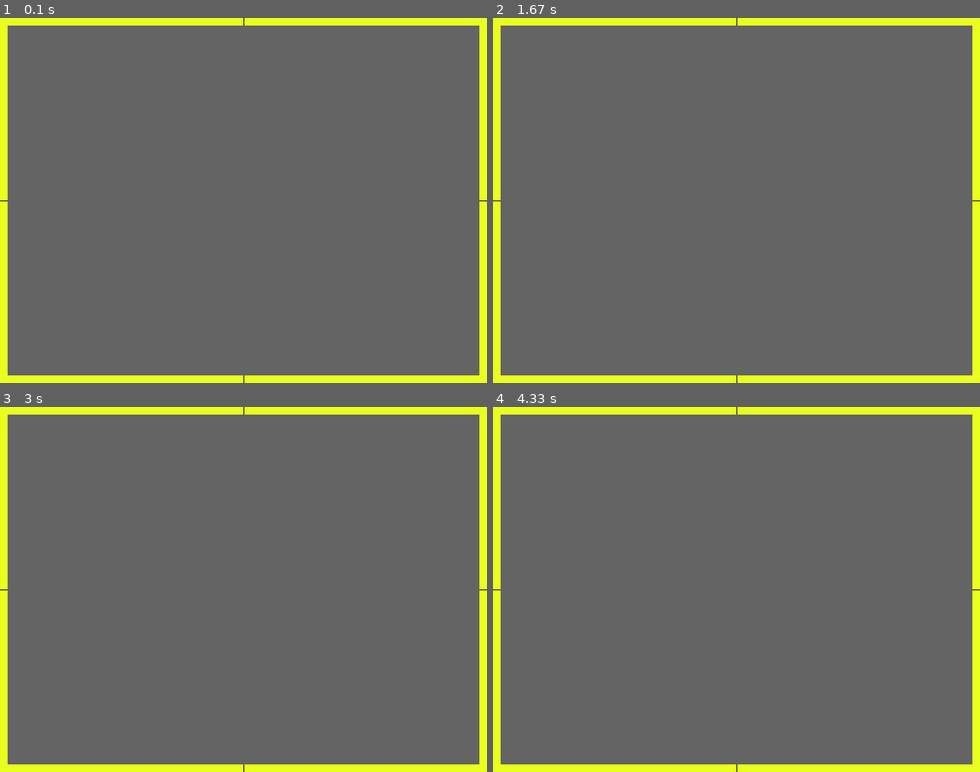
Above: before the commit, frames 1-4 (two rows, left to right).
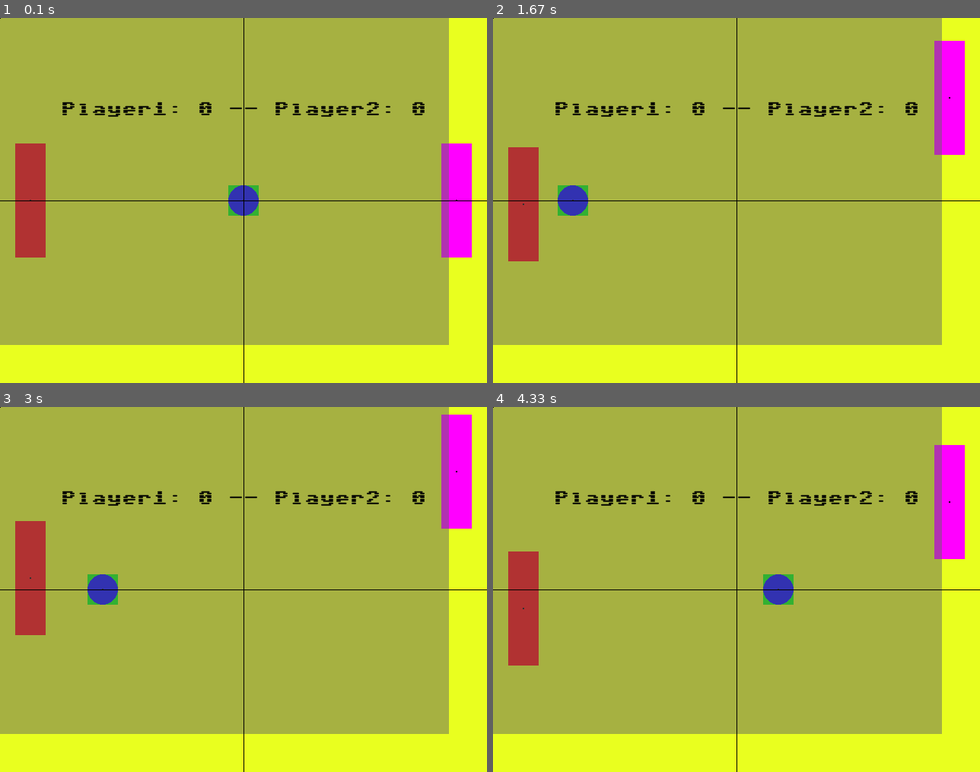
Above: after the commit, the same moments.

Repository: RohanWasala0/pygame_projects
Game: pygame game, started from Pro1/game.py
Same seed, same stepped clock (60 frames per second), same inputs: the game is played once before the commit and once after it.
Inputs:
- Up to frame 1 (0.1 s): no input
- Up to frame 2 (1.67 s): hold Up 0.33-0.8 s; hold Down 0.83-1.13 s; hold S 0.83-1.13 s; tap Space at 0.9, 1.23, 1.63 s; hold Up 1.17-1.53 s; hold W 1.17-1.53 s; hold Down from 1.57 s (still down); hold S from 1.57 s (still down)
- Up to frame 3 (3 s): release Down at 1.93 s; release S at 1.93 s; hold Up 1.97-2.27 s; hold W 1.97-2.27 s; tap Space at 2.03, 2.37, 2.7 s; hold Down 2.3-2.6 s; hold S 2.3-2.6 s; hold Up from 2.63 s (still down); hold W from 2.63 s (still down)
- Up to frame 4 (4.33 s): release Up at 3 s; release W at 3 s; hold Down 3.03-3.4 s; hold S 3.03-3.4 s; tap Space at 3.1, 3.5, 3.83, 4.17 s; hold Up 3.43-3.73 s; hold W 3.43-3.73 s; hold Down 3.77-4.07 s; hold S 3.77-4.07 s; hold Up from 4.1 s (still down); hold W from 4.1 s (still down)

The runs differ from the first frame. In frame 1, 96% of the frame differs, in the area x 0-99%, y 0-98%; in frame 2, 96%; in frame 3, 96%; in frame 4, 96%.

Commit message:
removing env

Diff:
--- /dev/null
+++ b/Pro1/Script/Menu.py
@@ -0,0 +1,14 @@
+import pygame
+
+from .entities import Entity
+
+class Menu(Entity):
+    def __init__(self, tag: str, position: list, color: tuple) -> None:
+        super().__init__(tag, position, color)
+
+    def render(self, surface, menuSize: tuple) -> None:
+        menuSurface = pygame.Surface(menuSize, pygame.SRCALPHA)
+        menuSurface.fill(self.Color)
+        surface.blit(menuSurface, (self.X_coordinate , self.Y_coordinate ))
+
+        return super().render(surface)
--- a/Pro1/Script/Paddle.py
+++ b/Pro1/Script/Paddle.py
@@ -3,7 +3,7 @@
 from .entities import Entity
 
 class Paddle(Entity):
-    def __init__(self, tag: str, position: list, color: pygame.color, input_keys: list) -> None:
+    def __init__(self, tag: str, position: list, color: tuple, input_keys: list) -> None:
         super().__init__(tag, position, color)
 
         self.Y_movement_bool = (False, False)
@@ -32,7 +32,7 @@
 
         return super().update()
 
-    def render(self, surface: pygame.Surface) -> None:
+    def render(self, surface) -> None:
         self.collision_box = pygame.Rect((0,0), (40, 150))
         self.collision_box.center = (self.X_coordinate, self.Y_coordinate)
         pygame.draw.rect(surface, self.Color, self.collision_box)
--- a/Pro1/Script/ball.py
+++ b/Pro1/Script/ball.py
@@ -4,7 +4,7 @@
 from .entities import Entity
 
 class Ball(Entity):
-    def __init__(self, tag: str, position: list, color: pygame.color) -> None:
+    def __init__(self, tag: str, position: list, color: tuple) -> None:
         super().__init__(tag, position, color)
 
         self.radius = 20
@@ -33,7 +33,7 @@
 
         return super().update()
 
-    def render(self, surface: pygame.Surface) -> None:
+    def render(self, surface) -> None:
         self.collision_box = pygame.Rect((self.X_coordinate - 20, self.Y_coordinate - 20), (40, 40))
         pygame.draw.rect(surface, (0,255, 0), self.collision_box)
 
--- a/Pro1/Script/entities.py
+++ b/Pro1/Script/entities.py
@@ -1,7 +1,7 @@
 import pygame
 
 class Entity:
-    def __init__(self, tag: str, position: list, color: pygame.color) -> None:
+    def __init__(self, tag: str, position: list, color: tuple) -> None:
         self.X_coordinate = position[0]
         self.Y_coordinate = position[1]
 
@@ -9,7 +9,7 @@
 
         self.InputChart = {}
 
-    def handle(self, event: pygame.event):
+    def handle(self, event):
         if event.type in self.InputChart:
             if event.key in self.InputChart[event.type]:
                 self.InputChart[event.type][event.key]()
@@ -17,5 +17,5 @@
     def update(self, ) -> None:
         pass
 
-    def render(self, surface: pygame.Surface) -> None:
+    def render(self, surface) -> None:
         pygame.draw.circle(surface, (0,0,0), (self.X_coordinate, self.Y_coordinate), 1)
--- a/Pro1/game.py
+++ b/Pro1/game.py
@@ -1,11 +1,12 @@
 import sys
 import pygame
 
-from Script.entities import Entity
+from Script.Menu import Menu
 from Script.Paddle import Paddle
 from Script.ball import Ball
 
 BLACK = (0,0,0)
+GREY = (100, 100, 100)
 WIDTH, HEIGHT = 640, 480
 
 class Pong:
@@ -22,8 +23,9 @@
         self.player_1 = Paddle('player', (40, 240), (255, 0, 0), [pygame.K_w, pygame.K_s])
         self.player_2 = Paddle('player', (600, 240), (255, 0, 255), [pygame.K_UP, pygame.K_DOWN])
         self.ball = Ball('ball', (320, 240), (0, 0, 255))
+        self.menu = Menu('menu', (0,0), (*GREY, 128))
 
-    def textComp(self, displayText: str, textColor: pygame.color, textPosition: list = [0,0]):
+    def textComp(self, displayText: str, textColor: tuple, textPosition: list = [0,0]):
         text = self.font20.render(displayText, True, textColor)
         textrect = text.get_rect()
         textrect.center = textPosition
@@ -31,26 +33,18 @@
 
     def run(self, GAME_FPS: int):
         while True:
-            self.fps.tick(GAME_FPS)
             #Render
             self.screen.fill((233, 255, 31))
 
             self.player_1.render(self.screen)
             self.player_2.render(self.screen)
             self.ball.render(self.screen)
+            self.menu.render(self.screen, (WIDTH - 50, HEIGHT - 50))
 
             pygame.draw.line(self.screen, BLACK, (WIDTH/2, 0), (WIDTH/2, HEIGHT))
             pygame.draw.line(self.screen, BLACK, (0, HEIGHT/2), (WIDTH, HEIGHT/2))
 
-
             self.textComp(f'Player1: {self.player1_score} -- Player2: {self.player2_score}', BLACK, [320, 120])
-
-            grey = pygame.Color(100, 100, 100)
-            grey.a = 2
-
-            menu = pygame.Rect(0, 0, 620, 460 )
-            menu.center = (WIDTH/2, HEIGHT/2)
-            pygame.draw.rect(self.screen, grey, menu)
 
             #Handle Input
             for event in pygame.event.get():
@@ -87,6 +81,7 @@
             self.ball.update()
 
             pygame.display.update()
+            self.fps.tick(GAME_FPS)
 
 
 
--- a/Pro2/testing.py
+++ b/Pro2/testing.py
@@ -1,22 +1,33 @@
 import pygame
+import pygame_gui
+
 pygame.init()
-screen = pygame.display.set_mode((128, 128))
+pygame.display.set_caption('Quick Start')
+
+window_surface = pygame.display.set_mode((800, 600))
+
+background = pygame.Surface((800, 600))
+background.fill(pygame.Color('#000000'))
+
+manager = pygame_gui.UIManager((800, 600))
+
+hello_button = pygame_gui.elements.UIButton(relative_rect=pygame.Rect((350, 275), (100, 50)),
+text='Say Hello',manager=manager)
+
 clock = pygame.time.Clock()
+is_running = True
 
-counter, text = 10, '10'.rjust(3)
-pygame.time.set_timer(pygame.USEREVENT, 1000)
-font = pygame.font.SysFont('Consolas', 30)
 
-run = True
-while run:
-    for e in pygame.event.get():
-        if e.type == pygame.USEREVENT:
-            counter -= 1
-            text = str(counter).rjust(3) if counter > 0 else 'boom!'
-        if e.type == pygame.QUIT:
-            run = False
-
-    screen.fill((255, 255, 255))
-    screen.blit(font.render(text, True, (0, 0, 0)), (32, 48))
-    pygame.display.flip()
-    clock.tick(60)
+while is_running:
+    time_delta = clock.tick(60)/1000.0
+    for event in pygame.event.get():
+        if event.type == pygame.QUIT:
+            is_running = False
+        if event.type == pygame_gui.UI_BUTTON_PRESSED:
+            if event.ui_element == hello_button:
+                print('Hello World!')
+        manager.process_events(event)
+    manager.update(time_delta)
+    window_surface.blit(background, (0, 0))
+    manager.draw_ui(window_surface)
+    pygame.display.update()
